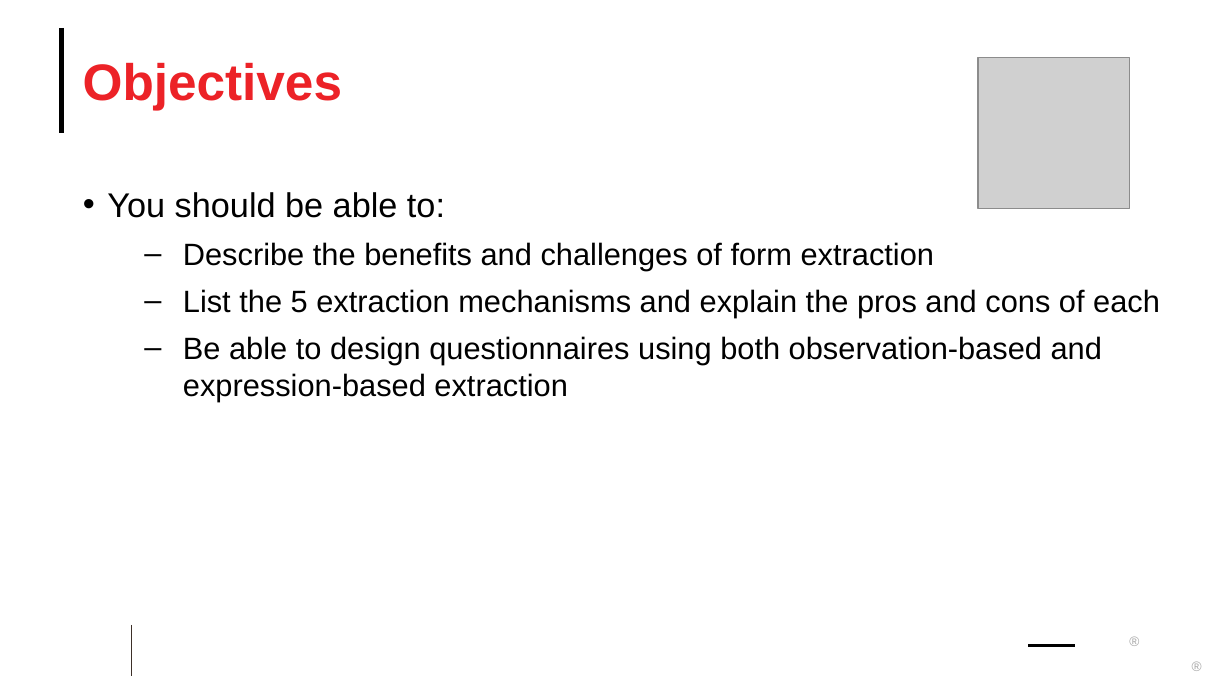
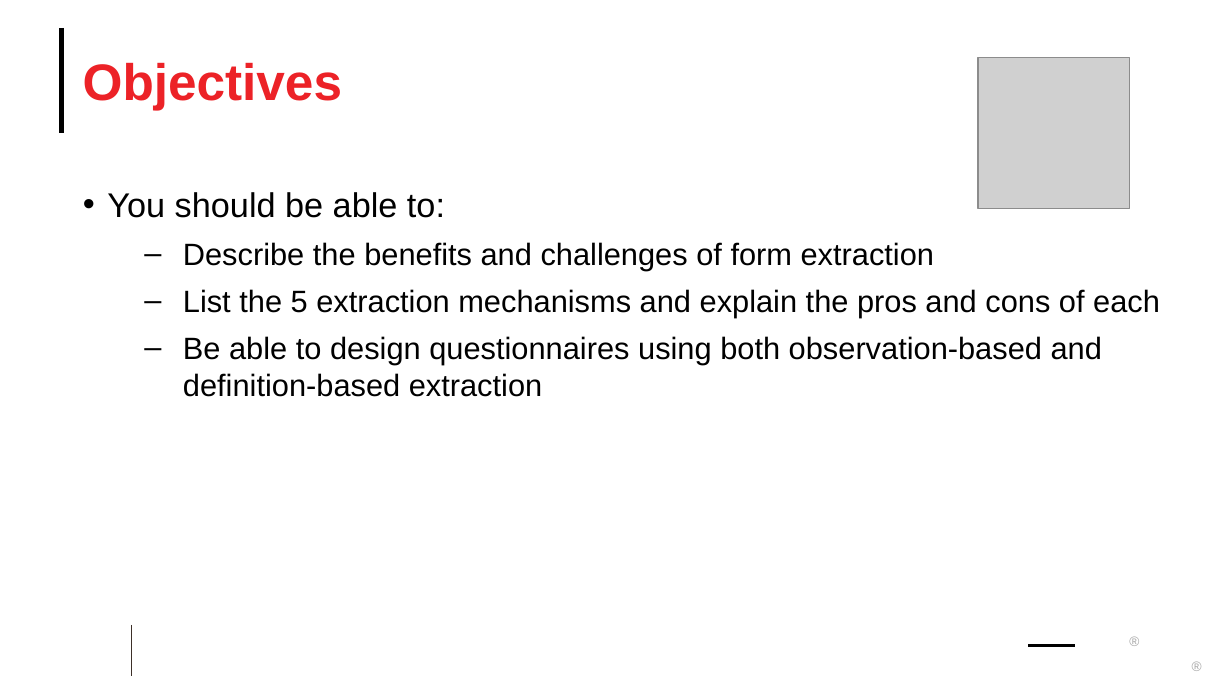
Before and after one commit to FHIR/documents, a slide deck: slide 6 of presentations/sdc/6-SDC-Extraction.pptx. Drawn at 1232x693 pixels with LibreOffice and Linux fonts; fonts in the diff are those of the drawing; grey boxes stand for pictures; background and template pictures are left out. Boxes give left, top, right and bottom in pixels: in the first picture for what was removed or moved away, otherwise in the second. Text is boxed around its words. In the diff, an @@ line names an element or a change of style, - is before the commit and + after.

```diff
--- a/presentations/sdc/6-SDC-Extraction.pptx
+++ b/presentations/sdc/6-SDC-Extraction.pptx
@@ text at (183, 336, 1102, 397): text changed @@
-  – Be able to design questionnaires using both observation-based and expression-based extraction
+  – Be able to design questionnaires using both observation-based and definition-based extraction
```
Also in this commit, not shown: 2 other slides changed, 2 other files.
